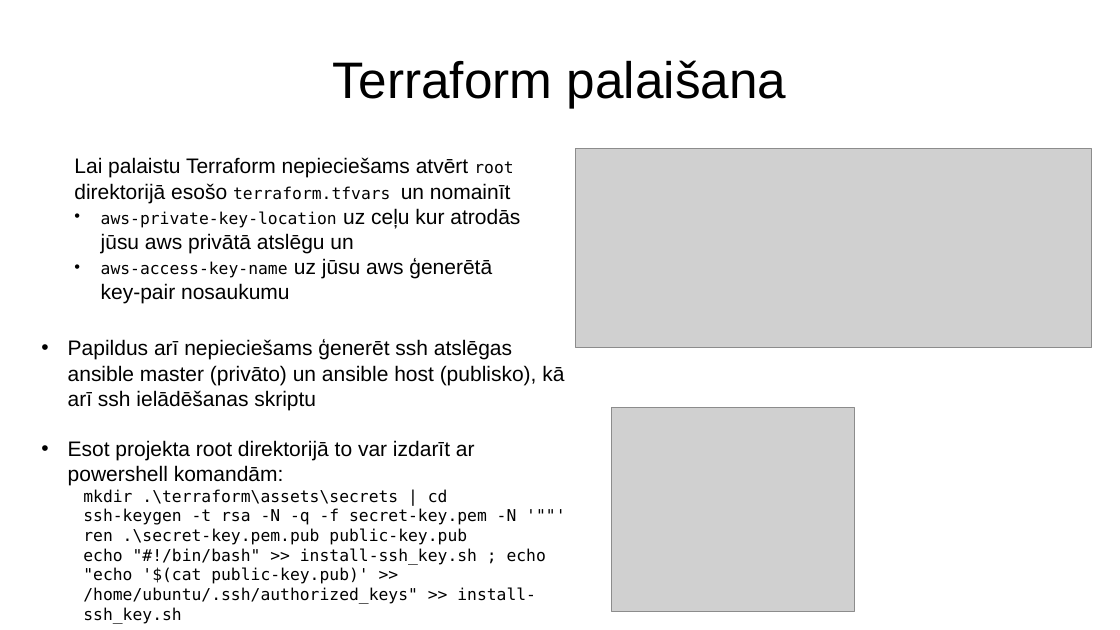
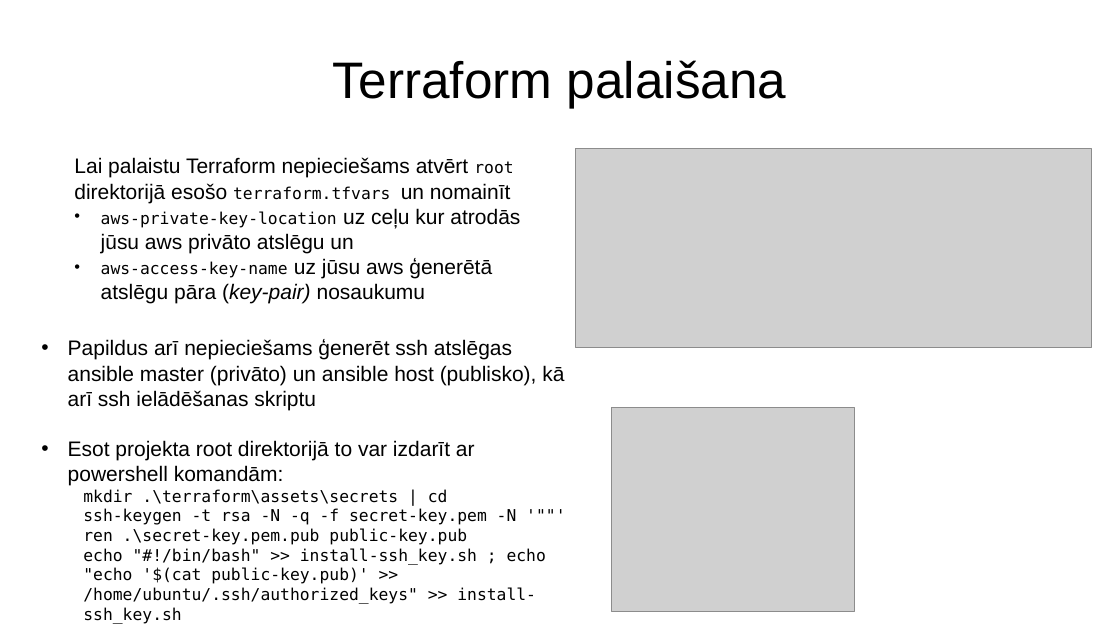
Before and after one commit to DitaGabalina/devops_db_group, a slide deck: slide 14 of docs/Slaidi.2022.07.04_v2.pptx. Drawn at 1120x630 pixels with LibreOffice and Linux fonts; fonts in the diff are those of the drawing; grey boxes stand for pictures. Boxes give left, top, right and bottom in pixels: in the first picture for what was removed or moved away, otherwise in the second. Text is boxed around its words. In the diff, an @@ line names an element or a change of style, - is before the commit and + after.

```diff
--- a/docs/Slaidi.2022.07.04_v2.pptx
+++ b/docs/Slaidi.2022.07.04_v2.pptx
@@ text at (101, 208, 520, 304): text changed @@
-• aws-private-key-location uz ceļu kur atrodās jūsu aws privātā atslēgu un
-• aws-access-key-name uz jūsu aws ģenerētā key-pair nosaukumu
+• aws-private-key-location uz ceļu kur atrodās jūsu aws privāto atslēgu un
+• aws-access-key-name uz jūsu aws ģenerētā atslēgu pāra (key-pair) nosaukumu
```
Also in this commit, not shown: 10 other slides changed, 1 other file.
